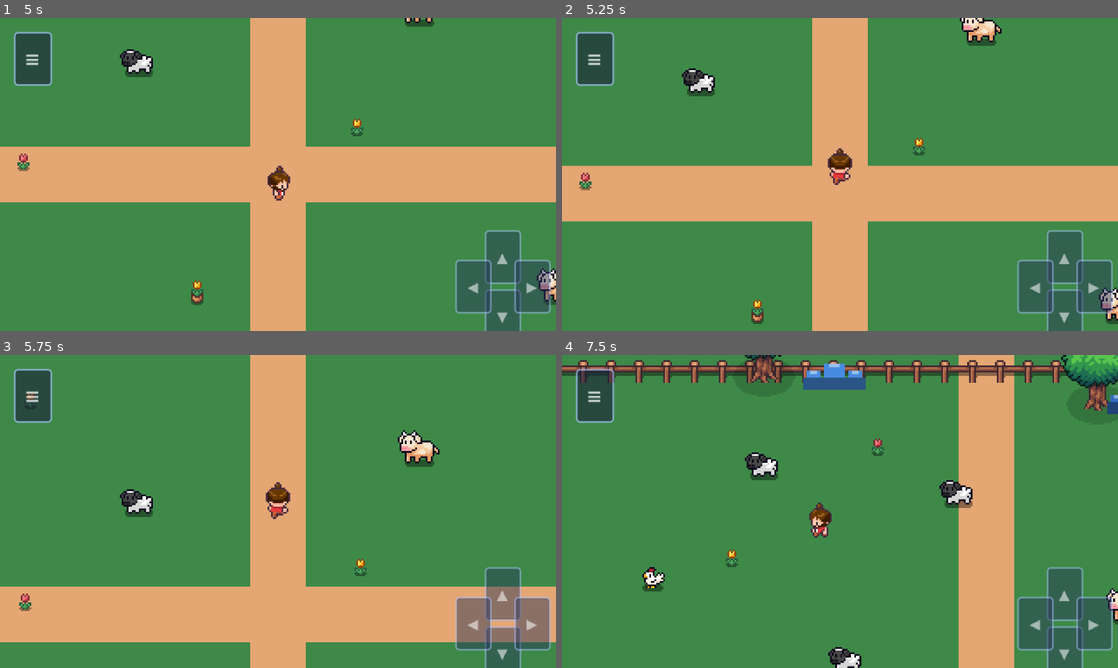
Above: before the commit, frames 1-4 (two rows, left to right).
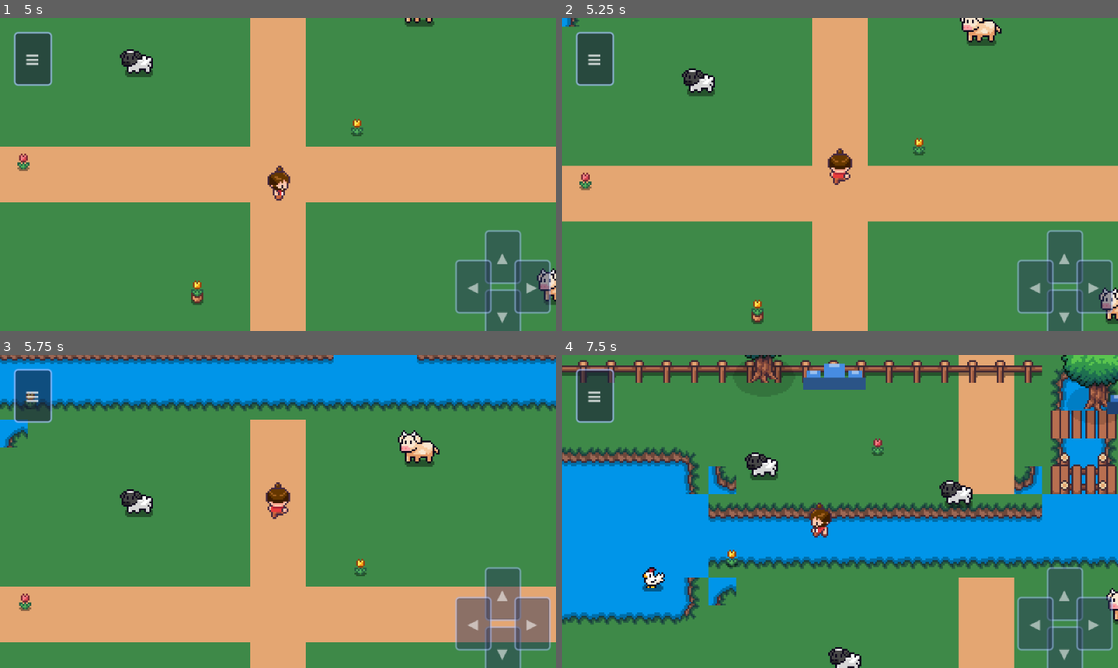
Above: after the commit, the same moments.

Repository: Alpifra/la-grosse-idee
Game: Godot game, scene res://scenes/World/Field.tscn
Two runs of this game, one before a commit and one after it. Both use one fixed random seed, a clock stepped at 60 frames per second and the inputs below.
Inputs:
- Up to frame 1 (5 s): click "▲" at 0.5 s; click "▼" at 1.25 s; click "◀" at 2 s; click "▶" at 2.75 s; click "≡" at 3.5 s; click "Stats" at 4.25 s
- Up to frame 2 (5.25 s): tap Enter (ui_accept) at 5 s; hold Z (move_up) from 5.03 s (still down); hold Shift from 5.03 s (still down)
- Up to frame 3 (5.75 s): keep holding Z (move_up); keep holding Shift; tap Enter (ui_accept) at 5.27 s
- Up to frame 4 (7.5 s): release Shift at 5.78 s; tap Shift at 5.85, 7.35 s; tap Enter (ui_accept) at 6.02 s; release Z (move_up) at 6.53 s; hold Shift 6.53-7.28 s; hold Q (move_left) from 6.53 s (still down)

Frame 1 is identical in both runs. In frame 2, less than 0.1% of the frame differs, in the area x 0-4%, y 0-3%; in frame 3, 18%; in frame 4, 34%, in the area x 0-100%, y 1-86%.

Commit message:
feat: add lake, rivers and wooden bridge to Field scene
- FieldWater.gd draws all water via _draw(): lake (cols 3-9, rows 3-9),
  horizontal river (cols 9-39, rows 5-7), vertical river (cols 22-24,
  rows 0-7), concave corners at junctions, and a wooden bridge (cols 22-24,
  rows 2-4) using Bridge_Wood.png
- Tile selection driven by cardinal neighbor checks; Water_Tile.png inner
  corner tiles used at the lake/river and river V/river H junctions
- FieldWater node added to Field.tscn at z_index = -9

Co-Authored-By: Claude Sonnet 4.6 <noreply@anthropic.com>

Diff:
--- a/scenes/World/Field.tscn
+++ b/scenes/World/Field.tscn
@@ -11,6 +11,7 @@
 [ext_resource type="PackedScene" path="res://scenes/Characters/Pig.tscn"              id="9"]
 [ext_resource type="PackedScene" path="res://scenes/Characters/Chicken.tscn"          id="10"]
 [ext_resource type="PackedScene" path="res://scenes/UI/DialogueBox.tscn"              id="11"]
+[ext_resource type="Script"      path="res://scripts/World/FieldWater.gd"             id="12"]
 
 ; ── Champ de départ — 640×480 px = 40×30 tuiles de 16 px ─────────────────────
 ; y_sort_enabled : arbres, animaux et joueur triés par position Y
@@ -22,6 +23,11 @@
 [node name="Ground" type="TileMapLayer" parent="."]
 script  = ExtResource("7")
 z_index = -11
+
+; ── Eau (lac + rivières + pont) ──────────────────────────────────────────────
+[node name="FieldWater" type="Node2D" parent="."]
+script  = ExtResource("12")
+z_index = -9
 
 ; ── Clôture (Fences.png) ─────────────────────────────────────────────────────
 [node name="FieldGround" type="Node2D" parent="."]
--- /dev/null
+++ b/scripts/World/FieldWater.gd
@@ -0,0 +1,101 @@
+## Dessine le lac, les deux rivières et le pont en pixel art.
+## Placé dans Field.tscn avec z_index = -9 (entre sol −11 et clôture −10 = visible au-dessus).
+extends Node2D
+
+const TILE := 16
+const COLS := 40   # 640 ÷ 16
+const ROWS := 30   # 480 ÷ 16
+
+const _WAT_MID  := preload("res://assets/sprites/Water_Middle.png")
+const _WAT_TILE := preload("res://assets/sprites/Water_Tile.png")
+const _BRIDGE   := preload("res://assets/sprites/Bridge_Wood.png")
+
+# ── Géométrie des plans d'eau ──────────────────────────────────────────────────
+# Lac        : cols  3– 9, rows  3– 9  (7×7 tuiles, coin haut-gauche)
+# Rivière H  : cols  9–39, rows  5– 7  (3 tuiles de haut, s'étend jusqu'au bord droit)
+# Rivière V  : cols 22–24, rows  0– 7  (3 tuiles de large, descend depuis le bord haut)
+# Pont       : cols 22–24, rows  2– 4  (sur la rivière V, passage E–O)
+#
+# Water_Tile.png — grille 3×6, tuiles 16 px :
+#   row 0 : coins convexes (TL, haut, TR)
+#   row 1 : bords (gauche, intérieur, droite)
+#   row 2 : coins convexes (BL, bas, BR)
+#   row 3 : coins concaves intérieurs (TL, TR)
+#   row 4 : coins concaves intérieurs (BL, BR)
+
+## Renvoie vrai si la tuile (c, r) appartient au plan d'eau
+func _is_water(c: int, r: int) -> bool:
+	if c >= 3  and c <= 9  and r >= 3 and r <= 9: return true  # lac
+	if c >= 9  and c <= 39 and r >= 5 and r <= 7: return true  # rivière H
+	if c >= 22 and c <= 24 and r >= 0 and r <= 7: return true  # rivière V
+	return false
+
+## Rectangle source dans Water_Tile.png
+func _wt(col: int, row: int) -> Rect2:
+	return Rect2(col * TILE, row * TILE, TILE, TILE)
+
+func _ready() -> void:
+	texture_filter = CanvasItem.TEXTURE_FILTER_NEAREST
+
+func _draw() -> void:
+	_draw_water_tiles()
+	_draw_concave_corners()
+	_draw_bridge()
+
+# ── Eau ────────────────────────────────────────────────────────────────────────
+
+## Dessine chaque tuile d'eau avec le bord correct calculé par voisinage cardinal
+func _draw_water_tiles() -> void:
+	for r in range(ROWS):
+		for c in range(COLS):
+			if not _is_water(c, r):
+				continue
+			var n := _is_water(c,     r - 1)
+			var s := _is_water(c,     r + 1)
+			var e := _is_water(c + 1, r    )
+			var w := _is_water(c - 1, r    )
+			var dest := Rect2(c * TILE, r * TILE, TILE, TILE)
+
+			# Intérieur : tuile bleue unie
+			if n and s and e and w:
+				draw_texture_rect(_WAT_MID, dest, false)
+				continue
+
+			# Coins convexes (2 côtés adjacents manquants)
+			var src: Rect2
+			if   not n and not w and s and e: src = _wt(0, 0)  # coin haut-gauche
+			elif not n and not e and s and w: src = _wt(2, 0)  # coin haut-droite
+			elif not s and not w and n and e: src = _wt(0, 2)  # coin bas-gauche
+			elif not s and not e and n and w: src = _wt(2, 2)  # coin bas-droite
+			# Bords (1 seul côté manquant)
+			elif not n: src = _wt(1, 0)  # bord haut
+			elif not s: src = _wt(1, 2)  # bord bas
+			elif not w: src = _wt(0, 1)  # bord gauche
+			else:       src = _wt(2, 1)  # bord droite
+
+			draw_texture_rect_region(_WAT_TILE, dest, src)
+
+## Coins concaves aux jonctions lac–rivière H et rivière V–rivière H
+## Ces tiles sont des tuiles TERRE avec eau en coin, dessinées sur la case adjacente au bord.
+func _draw_concave_corners() -> void:
+	# Jonction lac (col 9) ↔ rivière H (col 10+)
+	_draw_wt_at(10, 4, 0, 4)  # eau en bas-gauche  → coin interne BL
+	_draw_wt_at(10, 8, 0, 3)  # eau en haut-gauche → coin interne TL
+	# Jonction rivière V (cols 22-24), côté ouest (col 21) ↔ rivière H
+	_draw_wt_at(21, 4, 1, 4)  # eau en bas-droite  → coin interne BR
+	# Jonction rivière V, côté est (col 25) ↔ rivière H
+	_draw_wt_at(25, 4, 0, 4)  # eau en bas-gauche  → coin interne BL
+
+## Dessine une tuile de Water_Tile.png à la position monde (c, r)
+func _draw_wt_at(c: int, r: int, wt_col: int, wt_row: int) -> void:
+	draw_texture_rect_region(_WAT_TILE,
+		Rect2(c * TILE, r * TILE, TILE, TILE),
+		_wt(wt_col, wt_row))
+
+# ── Pont ───────────────────────────────────────────────────────────────────────
+
+## Pont en bois sur la rivière V (cols 22–24, rows 2–4) — passage E–O, 48×48 px
+func _draw_bridge() -> void:
+	var dest := Rect2(22 * TILE, 2 * TILE, 3 * TILE, 3 * TILE)
+	var src  := Rect2(0, 0, 3 * TILE, 3 * TILE)
+	draw_texture_rect_region(_BRIDGE, dest, src)
Not shown: 1 places in scenes/World/Field.tscn that only renumber resources
